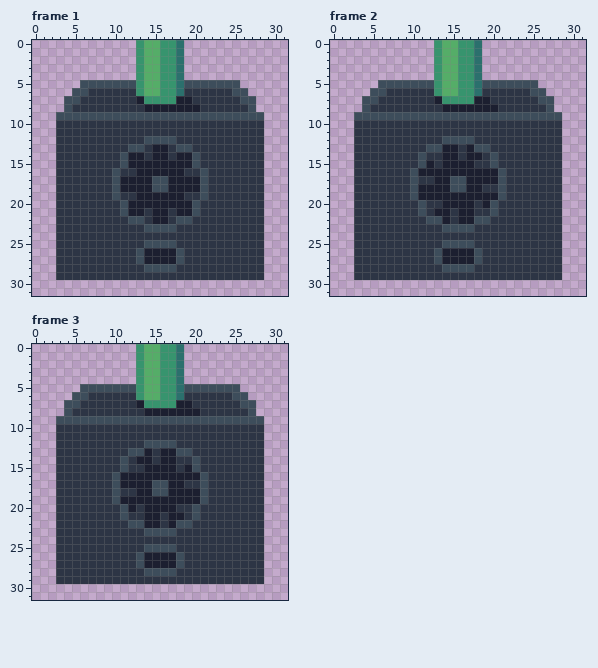
Two states of a animated GIF sprite, src/assets/game/grate_machine_0_1_0_0.gif. Above is the file before it was changed.
The file is 32x32 pixels, 3 frames. Shown: frame 1, frame 2, frame 3.
After the commit:
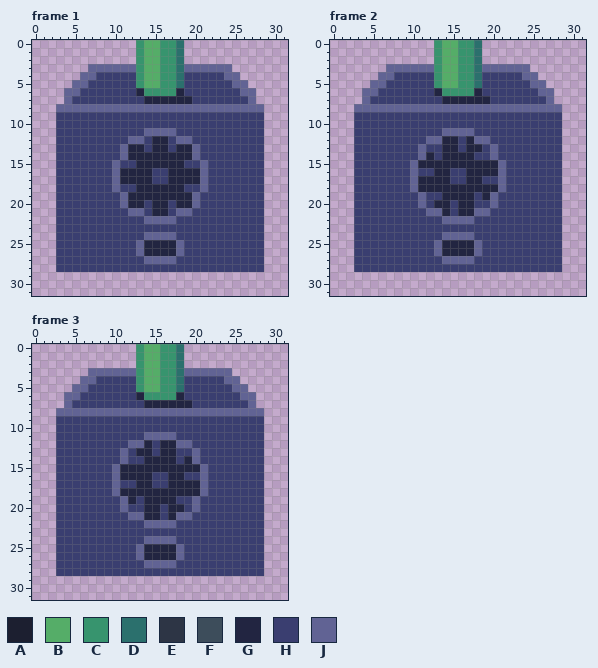
Palette (. is transparent): A #1c1f30  B #55ad68  C #37946e  D #2b706d  E #2d3545  F #3d4d5b  G #222541  H #3a3e70  J #616394
Change:
--- frame 1
@@ x 0..31 @@
  2 .............CBBCCD.............
- 3 .............CBBCCD.............
- 4 .............CBBCCD.............
- 5 ......FFFFFFFCBBCCDFFFFFFF......
- 6 .....FFEEEEEECBBCCDEEEEEEFF.....
- 7 ....FFEEEEEEEACCCCAAEEEEEEFF....
- 8 ....FEEEEEEEEEAAAAAAAEEEEEEF....
- 9 ...FFFFFFFFFFFFFFFFFFFFFFFFFF...
-10 ...EEEEEEEEEEEEEEEEEEEEEEEEEE...
-11 ...EEEEEEEEEEEEEEEEEEEEEEEEEE...
-12 ...EEEEEEEEEEEFFFFEEEEEEEEEEE...
-13 ...EEEEEEEEEFFEAAEFFEEEEEEEEE...
-14 ...EEEEEEEEFAAEAAEAAFEEEEEEEE...
-15 ...EEEEEEEEFAAAAAAAAFEEEEEEEE...
-16 ...EEEEEEEFEEAAAAAAEEFEEEEEEE...
-17 ...EEEEEEEFAAAAFFAAAAFEEEEEEE...
-18 ...EEEEEEEFAAAAFFAAAAFEEEEEEE...
-19 ...EEEEEEEFEEAAAAAAEEFEEEEEEE...
-20 ...EEEEEEEEFAAAAAAAAFEEEEEEEE...
-21 ...EEEEEEEEFAAEAAEAAFEEEEEEEE...
-22 ...EEEEEEEEEFFEAAEFFEEEEEEEEE...
-23 ...EEEEEEEEEEEFFFFEEEEEEEEEEE...
-24 ...EEEEEEEEEEEEEEEEEEEEEEEEEE...
-25 ...EEEEEEEEEEEFFFFEEEEEEEEEEE...
-26 ...EEEEEEEEEEFAAAAFEEEEEEEEEE...
-27 ...EEEEEEEEEEFAAAAFEEEEEEEEEE...
-28 ...EEEEEEEEEEEFFFFEEEEEEEEEEE...
-29 ...EEEEEEEEEEEEEEEEEEEEEEEEEE...
+ 3 .......JJJJJJCBBCCDJJJJJJ.......
+ 4 ......JJHHHHHCBBCCDHHHHHJJ......
+ 5 .....JJHHHHHHCBBCCDHHHHHHJJ.....
+ 6 ....JJHHHHHHHGCCCCGHHHHHHHJJ....
+ 7 ....JHHHHHHHHHGGGGGGHHHHHHHJ....
+ 8 ...JJJJJJJJJJJJJJJJJJJJJJJJJJ...
+ 9 ...HHHHHHHHHHHHHHHHHHHHHHHHHH...
+10 ...HHHHHHHHHHHHHHHHHHHHHHHHHH...
+11 ...HHHHHHHHHHHJJJJHHHHHHHHHHH...
+12 ...HHHHHHHHHJJHGGHJJHHHHHHHHH...
+13 ...HHHHHHHHJGGHGGHGGJHHHHHHHH...
+14 ...HHHHHHHHJGGGGGGGGJHHHHHHHH...
+15 ...HHHHHHHJHHGGGGGGHHJHHHHHHH...
+16 ...HHHHHHHJGGGGHHGGGGJHHHHHHH...
+17 ...HHHHHHHJGGGGHHGGGGJHHHHHHH...
+18 ...HHHHHHHJHHGGGGGGHHJHHHHHHH...
+19 ...HHHHHHHHJGGGGGGGGJHHHHHHHH...
+20 ...HHHHHHHHJGGHGGHGGJHHHHHHHH...
+21 ...HHHHHHHHHJJHGGHJJHHHHHHHHH...
+22 ...HHHHHHHHHHHJJJJHHHHHHHHHHH...
+23 ...HHHHHHHHHHHHHHHHHHHHHHHHHH...
+24 ...HHHHHHHHHHHJJJJHHHHHHHHHHH...
+25 ...HHHHHHHHHHJGGGGJHHHHHHHHHH...
+26 ...HHHHHHHHHHJGGGGJHHHHHHHHHH...
+27 ...HHHHHHHHHHHJJJJHHHHHHHHHHH...
+28 ...HHHHHHHHHHHHHHHHHHHHHHHHHH...
+29 ................................
 30 ................................
--- frame 2
@@ x 0..31 @@
  2 .............CBBCCD.............
- 3 .............CBBCCD.............
- 4 .............CBBCCD.............
- 5 ......FFFFFFFCBBCCDFFFFFFF......
- 6 .....FFEEEEEECBBCCDEEEEEEFF.....
- 7 ....FFEEEEEEEACCCCAAEEEEEEFF....
- 8 ....FEEEEEEEEEAAAAAAAEEEEEEF....
- 9 ...FFFFFFFFFFFFFFFFFFFFFFFFFF...
-10 ...EEEEEEEEEEEEEEEEEEEEEEEEEE...
-11 ...EEEEEEEEEEEEEEEEEEEEEEEEEE...
-12 ...EEEEEEEEEEEFFFFEEEEEEEEEEE...
-13 ...EEEEEEEEEFFAAEAFFEEEEEEEEE...
-14 ...EEEEEEEEFEEAAEAAEFEEEEEEEE...
-15 ...EEEEEEEEFAEAAAAEEFEEEEEEEE...
-16 ...EEEEEEEFAAAAAAAAAAFEEEEEEE...
-17 ...EEEEEEEFEEAAFFAAAAFEEEEEEE...
-18 ...EEEEEEEFAAAAFFAAEEFEEEEEEE...
-19 ...EEEEEEEFAAAAAAAAAAFEEEEEEE...
-20 ...EEEEEEEEFEEAAAAEAFEEEEEEEE...
-21 ...EEEEEEEEFEAAEAAEEFEEEEEEEE...
-22 ...EEEEEEEEEFFAEAAFFEEEEEEEEE...
-23 ...EEEEEEEEEEEFFFFEEEEEEEEEEE...
-24 ...EEEEEEEEEEEEEEEEEEEEEEEEEE...
-25 ...EEEEEEEEEEEFFFFEEEEEEEEEEE...
-26 ...EEEEEEEEEEFAAAAFEEEEEEEEEE...
-27 ...EEEEEEEEEEFAAAAFEEEEEEEEEE...
-28 ...EEEEEEEEEEEFFFFEEEEEEEEEEE...
-29 ...EEEEEEEEEEEEEEEEEEEEEEEEEE...
+ 3 .......JJJJJJCBBCCDJJJJJJ.......
+ 4 ......JJHHHHHCBBCCDHHHHHJJ......
+ 5 .....JJHHHHHHCBBCCDHHHHHHJJ.....
+ 6 ....JJHHHHHHHGCCCCGHHHHHHHJJ....
+ 7 ....JHHHHHHHHHGGGGGGHHHHHHHJ....
+ 8 ...JJJJJJJJJJJJJJJJJJJJJJJJJJ...
+ 9 ...HHHHHHHHHHHHHHHHHHHHHHHHHH...
+10 ...HHHHHHHHHHHHHHHHHHHHHHHHHH...
+11 ...HHHHHHHHHHHJJJJHHHHHHHHHHH...
+12 ...HHHHHHHHHJJGGHGJJHHHHHHHHH...
+13 ...HHHHHHHHJHHGGHGGHJHHHHHHHH...
+14 ...HHHHHHHHJGHGGGGHHJHHHHHHHH...
+15 ...HHHHHHHJGGGGGGGGGGJHHHHHHH...
+16 ...HHHHHHHJHHGGHHGGGGJHHHHHHH...
+17 ...HHHHHHHJGGGGHHGGHHJHHHHHHH...
+18 ...HHHHHHHJGGGGGGGGGGJHHHHHHH...
+19 ...HHHHHHHHJHHGGGGHGJHHHHHHHH...
+20 ...HHHHHHHHJHGGHGGHHJHHHHHHHH...
+21 ...HHHHHHHHHJJGHGGJJHHHHHHHHH...
+22 ...HHHHHHHHHHHJJJJHHHHHHHHHHH...
+23 ...HHHHHHHHHHHHHHHHHHHHHHHHHH...
+24 ...HHHHHHHHHHHJJJJHHHHHHHHHHH...
+25 ...HHHHHHHHHHJGGGGJHHHHHHHHHH...
+26 ...HHHHHHHHHHJGGGGJHHHHHHHHHH...
+27 ...HHHHHHHHHHHJJJJHHHHHHHHHHH...
+28 ...HHHHHHHHHHHHHHHHHHHHHHHHHH...
+29 ................................
 30 ................................
--- frame 3
@@ x 0..31 @@
  2 .............CBBCCD.............
- 3 .............CBBCCD.............
- 4 .............CBBCCD.............
- 5 ......FFFFFFFCBBCCDFFFFFFF......
- 6 .....FFEEEEEECBBCCDEEEEEEFF.....
- 7 ....FFEEEEEEEACCCCAAEEEEEEFF....
- 8 ....FEEEEEEEEEAAAAAAAEEEEEEF....
- 9 ...FFFFFFFFFFFFFFFFFFFFFFFFFF...
-10 ...EEEEEEEEEEEEEEEEEEEEEEEEEE...
-11 ...EEEEEEEEEEEEEEEEEEEEEEEEEE...
-12 ...EEEEEEEEEEEFFFFEEEEEEEEEEE...
-13 ...EEEEEEEEEFFAEAAFFEEEEEEEEE...
-14 ...EEEEEEEEFEAAEAAEEFEEEEEEEE...
-15 ...EEEEEEEEFEEAAAAEAFEEEEEEEE...
-16 ...EEEEEEEFAAAAAAAAAAFEEEEEEE...
-17 ...EEEEEEEFAAAAFFAAEEFEEEEEEE...
-18 ...EEEEEEEFEEAAFFAAAAFEEEEEEE...
-19 ...EEEEEEEFAAAAAAAAAAFEEEEEEE...
-20 ...EEEEEEEEFAEAAAAEEFEEEEEEEE...
-21 ...EEEEEEEEFEEAAEAAEFEEEEEEEE...
-22 ...EEEEEEEEEFFAAEAFFEEEEEEEEE...
-23 ...EEEEEEEEEEEFFFFEEEEEEEEEEE...
-24 ...EEEEEEEEEEEEEEEEEEEEEEEEEE...
-25 ...EEEEEEEEEEEFFFFEEEEEEEEEEE...
-26 ...EEEEEEEEEEFAAAAFEEEEEEEEEE...
-27 ...EEEEEEEEEEFAAAAFEEEEEEEEEE...
-28 ...EEEEEEEEEEEFFFFEEEEEEEEEEE...
-29 ...EEEEEEEEEEEEEEEEEEEEEEEEEE...
+ 3 .......JJJJJJCBBCCDJJJJJJ.......
+ 4 ......JJHHHHHCBBCCDHHHHHJJ......
+ 5 .....JJHHHHHHCBBCCDHHHHHHJJ.....
+ 6 ....JJHHHHHHHGCCCCGHHHHHHHJJ....
+ 7 ....JHHHHHHHHHGGGGGGHHHHHHHJ....
+ 8 ...JJJJJJJJJJJJJJJJJJJJJJJJJJ...
+ 9 ...HHHHHHHHHHHHHHHHHHHHHHHHHH...
+10 ...HHHHHHHHHHHHHHHHHHHHHHHHHH...
+11 ...HHHHHHHHHHHJJJJHHHHHHHHHHH...
+12 ...HHHHHHHHHJJGHGGJJHHHHHHHHH...
+13 ...HHHHHHHHJHGGHGGHHJHHHHHHHH...
+14 ...HHHHHHHHJHHGGGGHGJHHHHHHHH...
+15 ...HHHHHHHJGGGGGGGGGGJHHHHHHH...
+16 ...HHHHHHHJGGGGHHGGHHJHHHHHHH...
+17 ...HHHHHHHJHHGGHHGGGGJHHHHHHH...
+18 ...HHHHHHHJGGGGGGGGGGJHHHHHHH...
+19 ...HHHHHHHHJGHGGGGHHJHHHHHHHH...
+20 ...HHHHHHHHJHHGGHGGHJHHHHHHHH...
+21 ...HHHHHHHHHJJGGHGJJHHHHHHHHH...
+22 ...HHHHHHHHHHHJJJJHHHHHHHHHHH...
+23 ...HHHHHHHHHHHHHHHHHHHHHHHHHH...
+24 ...HHHHHHHHHHHJJJJHHHHHHHHHHH...
+25 ...HHHHHHHHHHJGGGGJHHHHHHHHHH...
+26 ...HHHHHHHHHHJGGGGJHHHHHHHHHH...
+27 ...HHHHHHHHHHHJJJJHHHHHHHHHHH...
+28 ...HHHHHHHHHHHHHHHHHHHHHHHHHH...
+29 ................................
 30 ................................
Changed places in both pictures, as pixel boxes (x1, y1, x2, y2):
changed: (56, 64, 264, 280)
changed: (354, 64, 562, 280)
changed: (56, 368, 264, 584)
